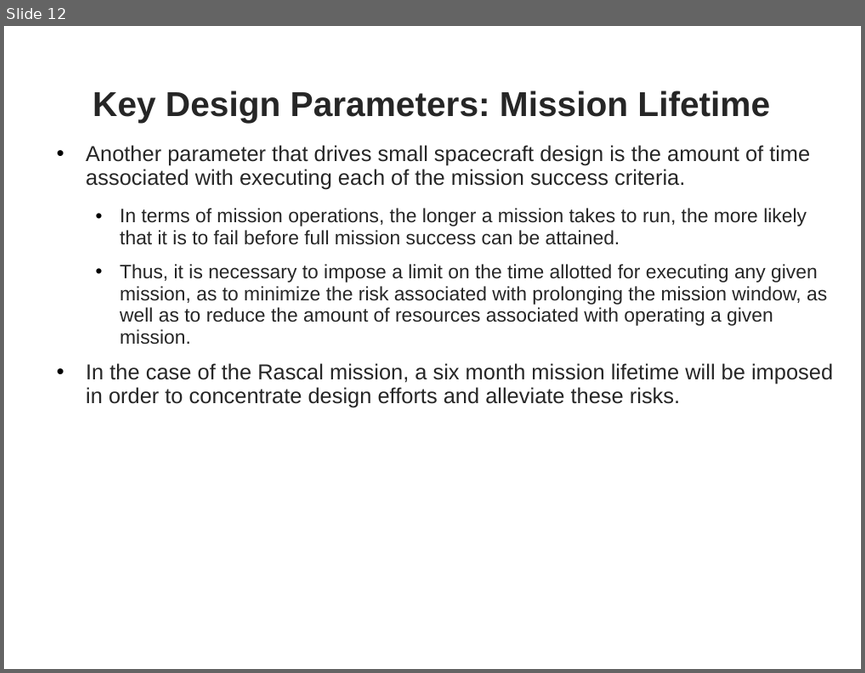
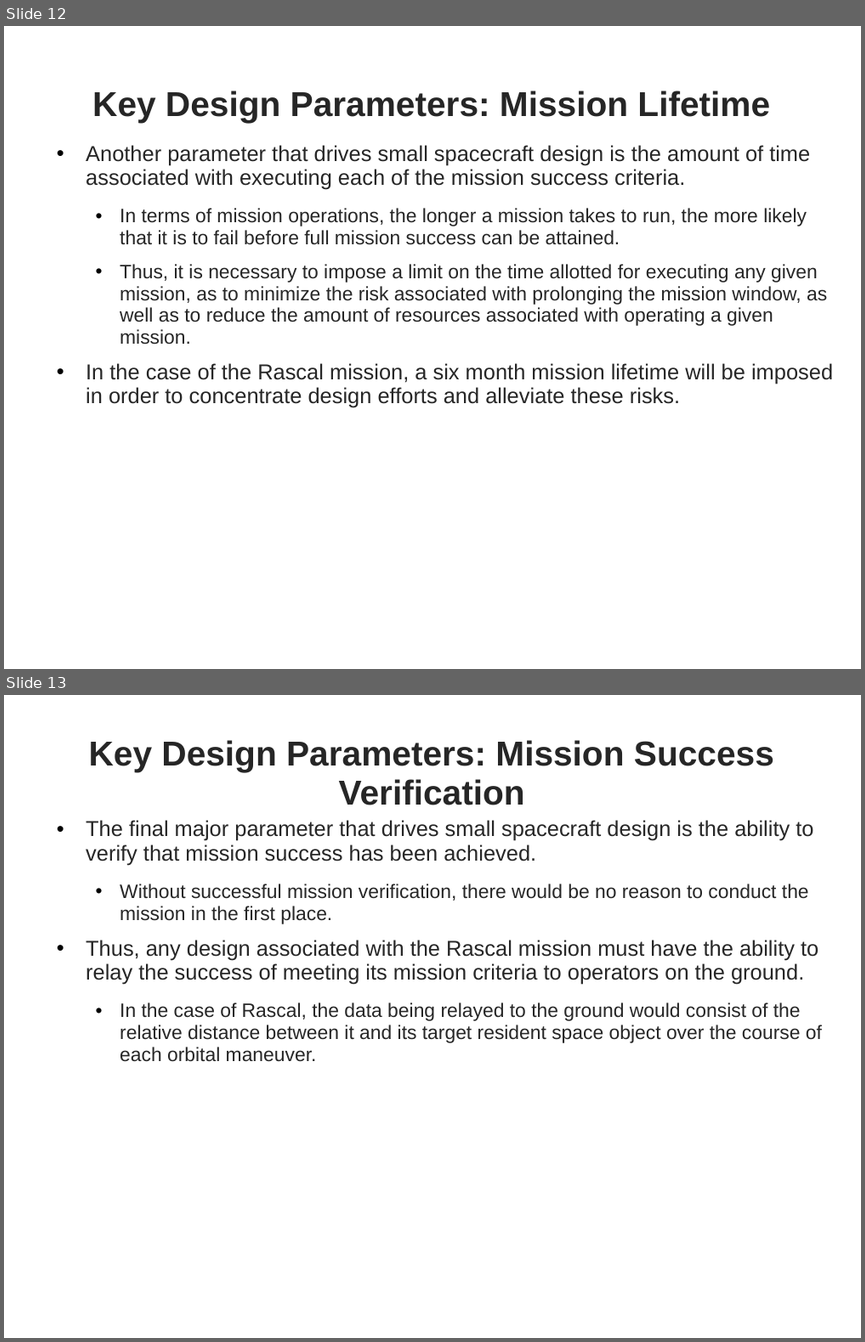
Before and after one commit to RascalSeniorDesign/Preliminary-Design, a slide deck: CMQA/Presentations/First Semester Presentation.pptx. Shown one above the other, each under a label of ours: slide 12 before the commit, slides 12 and 13 after it. The pictures are 865x673 and 865x1342 pixels, drawn with LibreOffice and Linux fonts; fonts in the diff are those of the drawing; background and template pictures are left out. Boxes give left, top, right and bottom in pixels: in the first picture for what was removed or moved away, otherwise in the second. Text is boxed around its words. In the diff, an @@ line names an element or a change of style, - is before the commit and + after.

Commit message:
finished up to design constraints

```diff
--- a/CMQA/Presentations/First Semester Presentation.pptx
+++ b/CMQA/Presentations/First Semester Presentation.pptx
@@ slide 13 added at (4,695,861,1338), background picture (left out) @@
@@ title added at (89,740,774,805), 32 pt, text #262626, bold @@
+Key Design Parameters: Mission Success Verification
@@ text added at (86,820,822,1062), 18 pt, text #262626 @@
+• The final major parameter that drives small spacecraft design is the ability to verify that mission success has been achieved.
+  • Without successful mission verification, there would be no reason to conduct the mission in the first place.
+• Thus, any design associated with the Rascal mission must have the ability to relay the success of meeting its mission criteria to operators on the ground.
+  • In the case of Rascal, the data being relayed to the ground would consist of the relative distance between it and its target resident space object over the course of each orbital maneuver.
@@ page number added at (815,1315,846,1338), 14 pt, text #FFFFFF @@
+13
```
Also in this commit, not shown: 2 other slides added.
